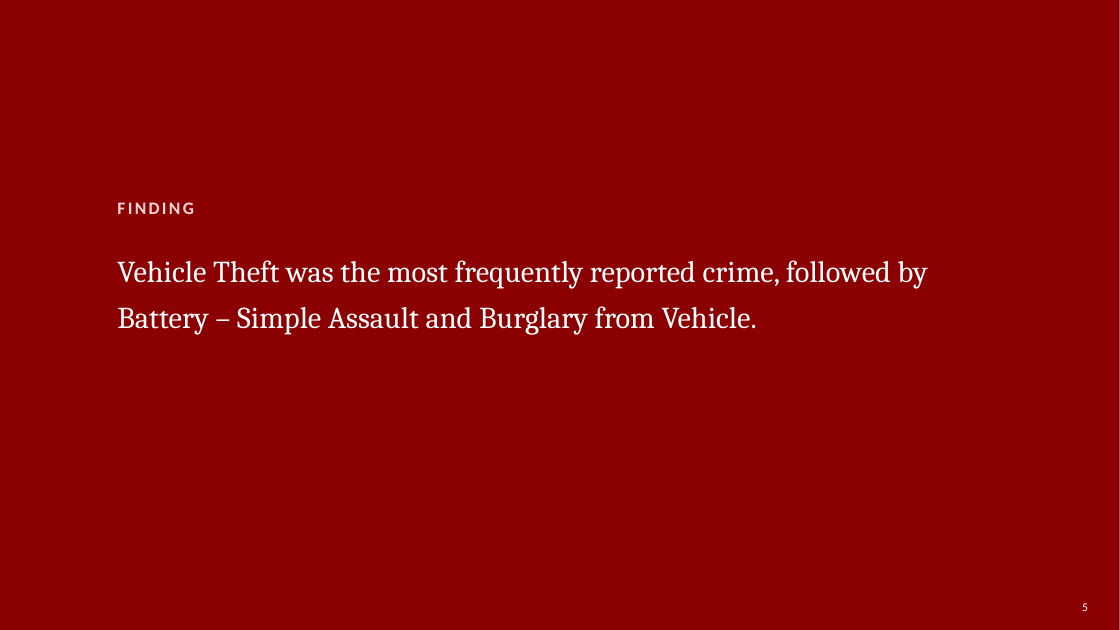
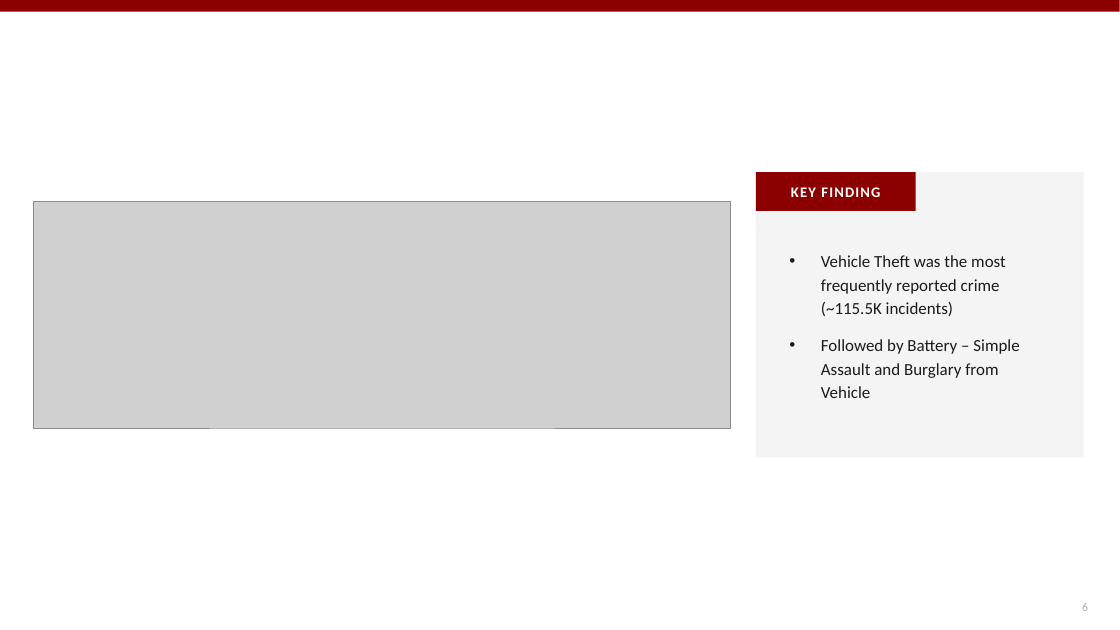
Before and after one commit to fatimaawachi/Analyzing-Crimes-in-LA-2020-2025-, a slide deck: slide 6 of Fatima_awachi_EDA_Project_Presentation.pptx (slide 5 before the commit). Drawn at 1120x630 pixels with LibreOffice and Linux fonts; fonts in the diff are those of the drawing; grey boxes stand for pictures. Boxes give left, top, right and bottom in pixels: in the first picture for what was removed or moved away, otherwise in the second. Text is boxed around its words. In the diff, an @@ line names an element or a change of style, - is before the commit and + after.

```diff
--- a/Fatima_awachi_EDA_Project_Presentation.pptx
+++ b/Fatima_awachi_EDA_Project_Presentation.pptx
@@ rectangle removed at box(0, 0, 1120, 630) @@
@@ rectangle added at box(0, 0, 1120, 12), fill #8B0000 @@
@@ rectangle added at box(756, 172, 1084, 458), fill #F4F4F4 @@
@@ rectangle added at box(756, 172, 916, 211), fill #8B0000 @@
@@ picture added at box(34, 202, 731, 428) @@
@@ text at box(791, 187, 880, 197): text changed; size 15 to 12.5 pt; text colour #FFD6D6 to #FFFFFF @@
-FINDING
+KEY FINDING
@@ text at box(821, 255, 1019, 398): text changed; size 26 to 14.5 pt; font Cambria to Calibri; text colour #FFFFFF to #1A1A1A @@
-Vehicle Theft was the most frequently reported crime, followed by Battery – Simple Assault and Burglary from Vehicle.
+• Vehicle Theft was the most frequently reported crime (~115.5K incidents)
+• Followed by Battery – Simple Assault and Burglary from Vehicle
@@ text at box(1082, 603, 1088, 611): text changed; text colour #FFFFFF to #AAAAAA @@
-5
+6
```
Also in this commit, not shown: 9 other slides changed, 5 slides added, 6 slides removed, 2 other files.
